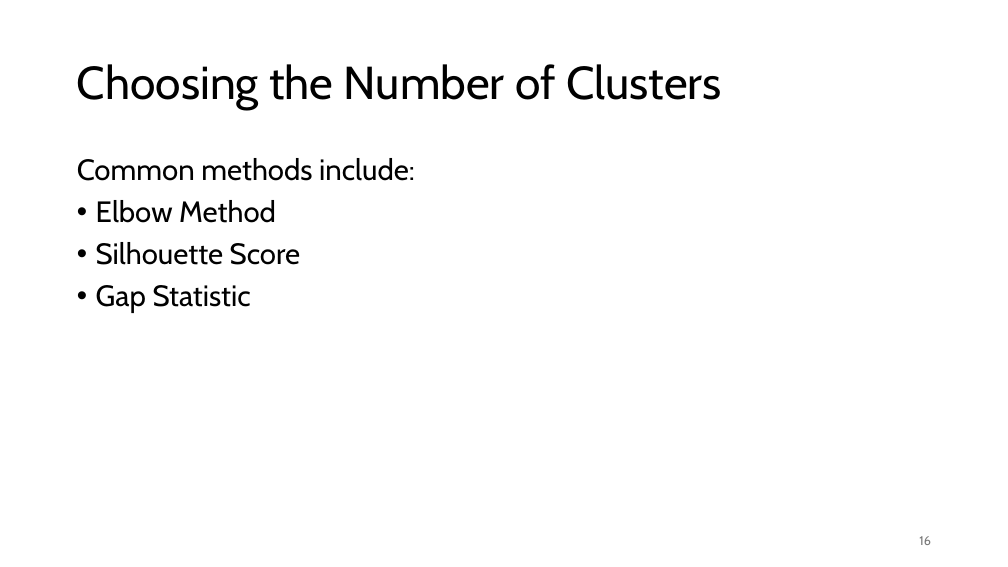
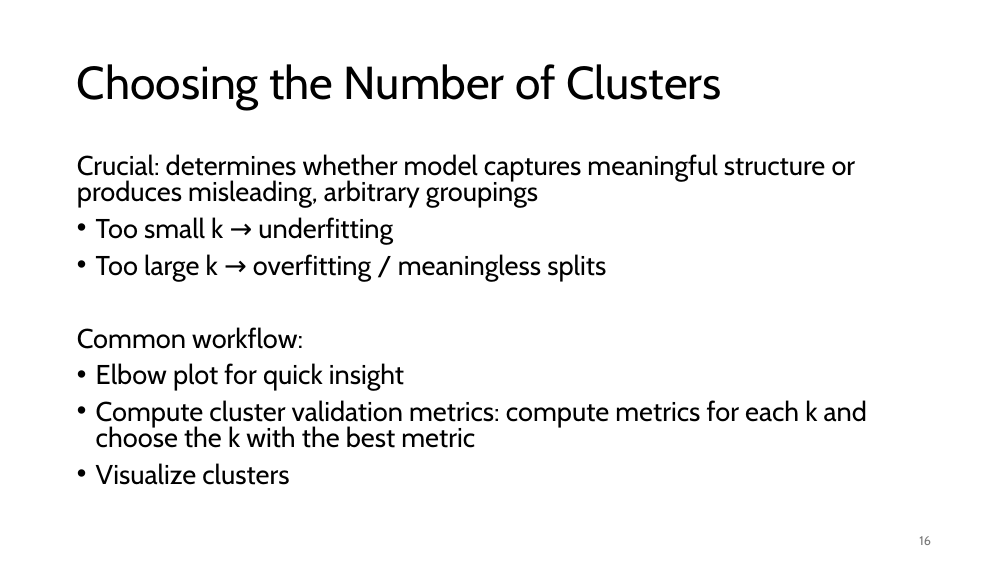
Before and after one commit to FelixWick/data_science, a slide deck: slide 16 of slides/2_clustering.pptx. Drawn at 1008x567 pixels with LibreOffice and Linux fonts; fonts in the diff are those of the drawing. Boxes give left, top, right and bottom in pixels: in the first picture for what was removed or moved away, otherwise in the second. Text is boxed around its words. In the diff, an @@ line names an element or a change of style, - is before the commit and + after.

```diff
--- a/slides/2_clustering.pptx
+++ b/slides/2_clustering.pptx
@@ text at [77,154,867,485]: text changed; size 28 to 25.9 pt @@
-Common methods include:
-• Elbow Method
-• Silhouette Score
-• Gap Statistic
+Crucial: determines whether model captures meaningful structure or produces misleading, arbitrary groupings
+• Too small k → underfitting
+• Too large k → overfitting / meaningless splits
+Common workflow:
+• Elbow plot for quick insight
+• Compute cluster validation metrics: compute metrics for each k and choose the k with the best metric
+• Visualize clusters
```
Also in this commit, not shown: 5 other slides changed, 2 slides added, 1 slide removed, 1 other file.
